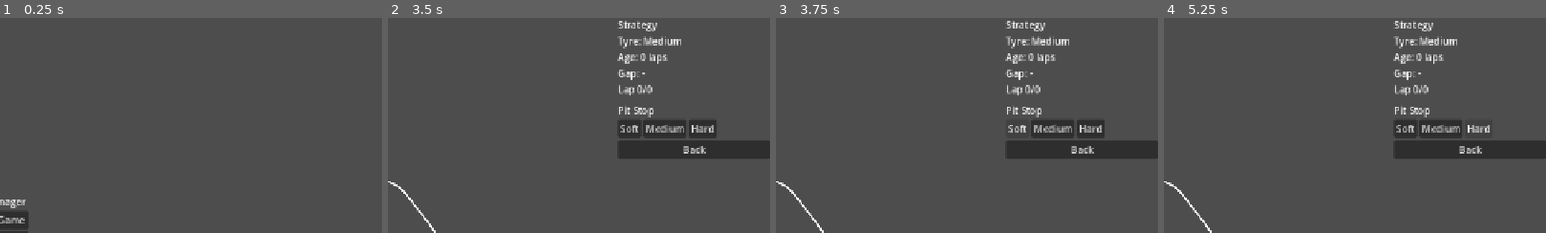
Above: before the commit, frames 1-4 (left to right).
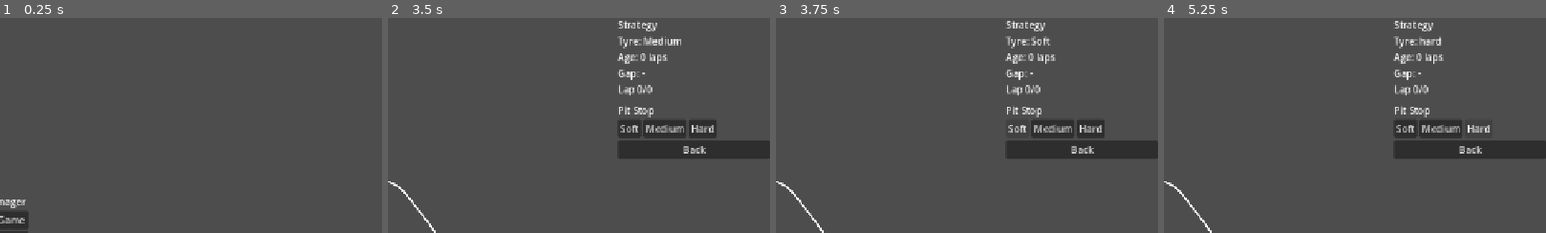
Above: after the commit, the same moments.

Repository: JDavies101/F1-Manager-Game
Game: Godot game, scene res://scenes/MainMenu.tscn
The game is run twice, just before and just after one commit, with the same random seed, the same clock (stepped at 60 frames per second) and the same inputs.
Inputs:
- Up to frame 1 (0.25 s): no input
- Up to frame 2 (3.5 s): click "New Game" at 0.5 s; click "Williams" at 1.25 s; click "Go to Race" at 2 s; click "Race" at 2.75 s
- Up to frame 3 (3.75 s): click "Soft" at 3.5 s
- Up to frame 4 (5.25 s): click "Medium" at 4.25 s; click "Hard" at 5 s
The pictures show only the part of the screen within x 50-100%, y 0-50%; the shares and areas given below are measured in that part.

Frames 1-2 are identical in both runs. In frame 3, 0.2% of the frame differs, in the area x 66-77%, y 8-13%; in frame 4, 0.3%, in the area x 67-77%, y 8-13%.
Error before the commit: Invalid access to property or key 'lap_count' on a base object of type 'Nil'. (res://scripts/RaceView.gd:20)
Error after the commit: Invalid access to property or key 'lap_count' on a base object of type 'Nil'. (res://scripts/RaceView.gd:21)

Commit message:
cars moving on track with team colors

Diff:
--- a/autoloads/GameState.gd
+++ b/autoloads/GameState.gd
@@ -9,6 +9,7 @@
 var player_car: Data.Car = null
 var calendar: Array = []
 var selected_race: Data.Race = null
+var car_track_positions: Array = []
 
 signal state_changed
 
--- a/scenes/race/RaceView.tscn
+++ b/scenes/race/RaceView.tscn
@@ -40,6 +40,8 @@
 size_flags_stretch_ratio = 3.0
 
 [node name="SubViewport" type="SubViewport" parent="HBoxContainer/SubViewportContainer" unique_id=833387325]
+handle_input_locally = false
+render_target_update_mode = 4
 
 [node name="TrackView" parent="HBoxContainer/SubViewportContainer/SubViewport" unique_id=1631506991 instance=ExtResource("2_tx775")]
 
@@ -92,3 +94,8 @@
 [node name="Button" type="Button" parent="HBoxContainer/VBoxContainer2" unique_id=1191061330]
 layout_mode = 2
 text = "Back"
+
+[connection signal="pressed" from="HBoxContainer/VBoxContainer2/HBoxContainer/Button" to="." method="_on_soft_pressed"]
+[connection signal="pressed" from="HBoxContainer/VBoxContainer2/HBoxContainer/Button2" to="." method="_on_medium_pressed"]
+[connection signal="pressed" from="HBoxContainer/VBoxContainer2/HBoxContainer/Button3" to="." method="_on_hard_pressed"]
+[connection signal="pressed" from="HBoxContainer/VBoxContainer2/Button" to="." method="_on_back_pressed"]
--- a/scenes/race/TrackView.tscn
+++ b/scenes/race/TrackView.tscn
@@ -11,8 +11,8 @@
 curve = SubResource("Curve2D_q1vu0")
 script = ExtResource("1_66op4")
 
-[node name="Node2D" type="Node2D" parent="TrackPath" unique_id=857154891 node_paths=PackedStringArray("path")]
+[node name="Node2D" type="Node2D" parent="." unique_id=857154891 node_paths=PackedStringArray("path")]
 script = ExtResource("2_ea5pm")
-path = NodePath("..")
+path = NodePath("../TrackPath")
 
 [node name="Cars" type="Node2D" parent="." unique_id=1058423566]
--- a/scripts/DrawTrack.gd
+++ b/scripts/DrawTrack.gd
@@ -2,13 +2,32 @@
 
 @export var path: Path2D
 
+var car_positions: Array = []
+
 func _ready():
-	path.track_built.connect(queue_redraw)
+	path.track_built.connect(_on_track_built)
+
+func _on_track_built():
 	queue_redraw()
 
 func _draw():
 	if not path or not path.curve:
 		return
 	var points = path.curve.get_baked_points()
+	if points.size() == 0:
+		return
+
 	for i in range(points.size() - 1):
 		draw_line(points[i], points[i+1], Color.WHITE, 3.0)
+
+	for car in car_positions:
+		var t = fmod(car.progress, 1.0)
+		var pos = path.curve.sample_baked(t * path.curve.get_baked_length())
+		var color = Color(car.color_r, car.color_g, car.color_b)
+		draw_circle(pos, 6.0, color)
+		draw_circle(pos, 6.0, Color.BLACK)
+		draw_circle(pos, 5.0, color)
+
+func update_cars(positions: Array):
+	car_positions = positions
+	queue_redraw()
--- a/scripts/RaceView.gd
+++ b/scripts/RaceView.gd
@@ -5,6 +5,7 @@
 @onready var tyre_age = $HBoxContainer/VBoxContainer2/TyreAge
 @onready var gap_info = $HBoxContainer/VBoxContainer2/GapInfo
 @onready var lap_counter = $HBoxContainer/VBoxContainer2/LapCounter
+@onready var track_draw = $HBoxContainer/SubViewportContainer/SubViewport/TrackView/Node2D
 
 var current_lap: int = 0
 var total_laps: int = 0
@@ -63,6 +64,47 @@
 		var variation = randf_range(-0.5, 0.5)
 		p.gap += base_time + deg + variation
 		p.tyre_age += 1
+	_update_track_positions()
+
+func _update_track_positions():
+	var sorted = positions.duplicate()
+	sorted.sort_custom(func(a, b): return a.gap < b.gap)
+
+	var leader_gap = sorted[0].gap
+	var last_gap = sorted[-1].gap
+	var gap_range = max(last_gap - leader_gap, 1.0)
+
+	var lap_progress = float(current_lap) / float(total_laps)
+
+	var car_data = []
+	for p in sorted:
+		var gap_offset = (p.gap - leader_gap) / gap_range * 0.15
+		var progress = fmod(lap_progress - gap_offset + 1.0, 1.0)
+		var team_color = _get_team_color(p.team)
+		car_data.append({
+			"progress": progress,
+			"color_r": team_color.r,
+			"color_g": team_color.g,
+			"color_b": team_color.b
+		})
+
+	track_draw.update_cars(car_data)
+
+func _get_team_color(team: String) -> Color:
+	var colors = {
+		"RedBull": Color(0.0, 0.0, 0.6),
+		"McLaren": Color(1.0, 0.5, 0.0),
+		"Ferrari": Color(1.0, 0.0, 0.0),
+		"Mercedes": Color(0.0, 0.8, 0.7),
+		"Williams": Color(0.0, 0.4, 1.0),
+		"AstonMartin": Color(0.0, 0.5, 0.3),
+		"Alpine": Color(0.0, 0.2, 1.0),
+		"Haas": Color(0.8, 0.8, 0.8),
+		"RacingBulls": Color(0.3, 0.5, 1.0),
+		"Cadillac": Color(0.9, 0.1, 0.1),
+		"Audi": Color(0.85, 0.0, 0.0),
+	}
+	return colors.get(team, Color.WHITE)
 
 func _update_ui():
 	lap_counter.text = "Lap %d / %d" % [current_lap, total_laps]
